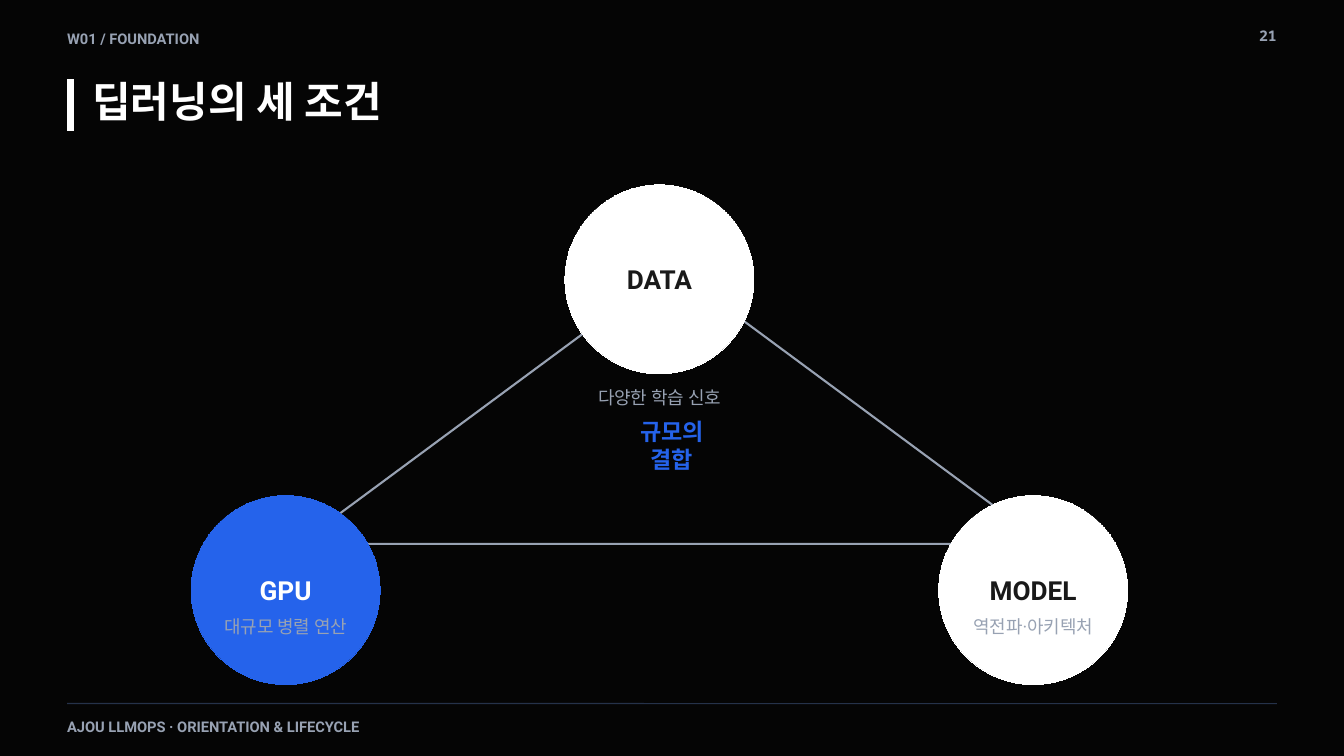
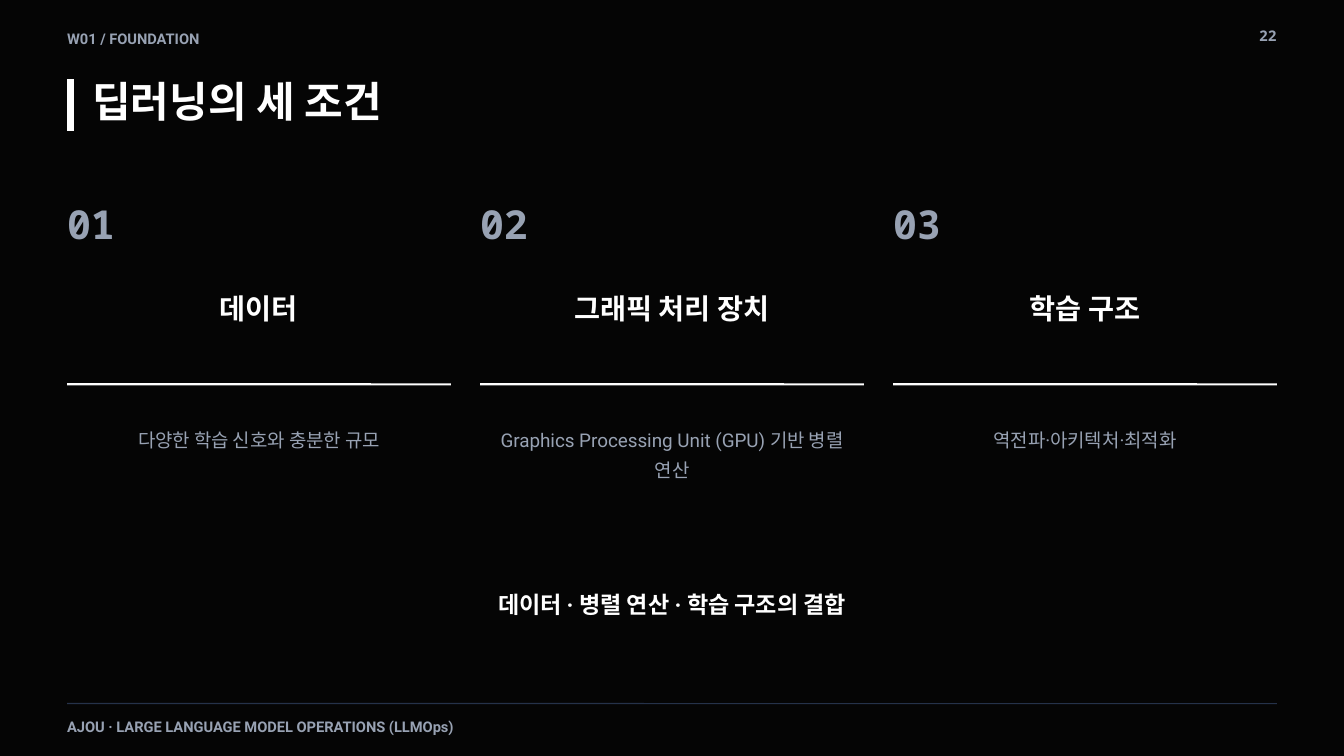
Before and after one commit to smilesjcha/llmops-16week, a slide deck: slide 22 of week01/lecture/01_week1_llmops_kickoff.pptx (slide 21 before the commit). Drawn at 1344x756 pixels with LibreOffice and Linux fonts; fonts in the diff are those of the drawing. Boxes give left, top, right and bottom in pixels: in the first picture for what was removed or moved away, otherwise in the second. Text is boxed around its words. In the diff, an @@ line names an element or a change of style, - is before the commit and + after.

```diff
--- a/week01/lecture/01_week1_llmops_kickoff.pptx
+++ b/week01/lecture/01_week1_llmops_kickoff.pptx
@@ text at <box>1259,30,1277,41</box>: text changed @@
-21
+22
@@ ellipse removed at <box>565,185,754,374</box> @@
-DATA
@@ text added at <box>67,210,115,240</box>, 28.5 pt, text #98A2B3, bold @@
+01
@@ text added at <box>480,210,528,240</box>, 28.5 pt, text #98A2B3, bold @@
+02
@@ text added at <box>893,210,941,240</box>, 28.5 pt, text #98A2B3, bold @@
+03
@@ text added at <box>220,295,298,322</box>, 20.2 pt, text #FFFFFF, bold @@
+데이터
@@ line removed from (659, 277) to (304, 539) @@
@@ text added at <box>574,295,769,322</box>, 20.2 pt, text #FFFFFF, bold @@
+그래픽 처리 장치
@@ line removed from (685, 277) to (1040, 539) @@
@@ text added at <box>1029,295,1140,322</box>, 20.2 pt, text #FFFFFF, bold @@
+학습 구조
@@ line moved from (304, 544) - (1040, 544) to (68, 384) - (451, 384) @@
@@ line (68, 384) - (451, 384): stroke #98A2B3 1.5 pt to #FFFFFF 1.5 pt @@
@@ line added from (480, 384) to (864, 384), #FFFFFF 1.5 pt @@
@@ line added from (893, 384) to (1277, 384), #FFFFFF 1.5 pt @@
@@ text at <box>138,431,380,449</box>: text changed; size 12.8 to 13.5 pt @@
-다양한 학습 신호
+다양한 학습 신호와 충분한 규모
@@ text added at <box>501,431,844,478</box>, 13.5 pt, text #98A2B3 @@
+Graphics Processing Unit (GPU) 기반 병렬 연산
@@ text removed at <box>640,420,704,470</box> @@
-규모의
-결합
@@ text at <box>994,431,1177,449</box>: text changed; size 12.8 to 13.5 pt @@
-역전파·아키텍처
+역전파·아키텍처·최적화
@@ ellipse removed at <box>192,496,381,686</box> @@
-GPU
@@ ellipse removed at <box>939,496,1128,686</box> @@
-MODEL
@@ text added at <box>498,593,846,615</box>, 16.5 pt, text #FFFFFF, bold @@
+데이터 · 병렬 연산 · 학습 구조의 결합
@@ text removed at <box>224,618,347,635</box> @@
-대규모 병렬 연산
@@ text at <box>67,720,454,735</box>: text changed @@
-AJOU LLMOPS · ORIENTATION & LIFECYCLE
+AJOU · LARGE LANGUAGE MODEL OPERATIONS (LLMOps)
```
Also in this commit, not shown: 60 other slides changed, 19 slides added, 18 slides removed, 22 other files.
